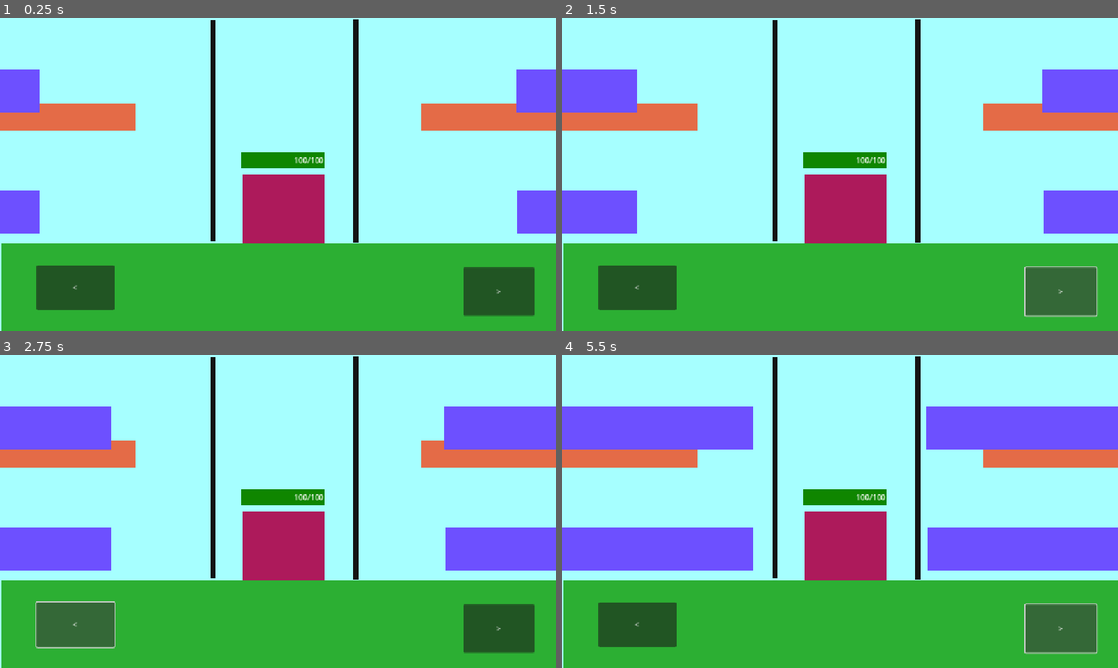
Above: before the commit, frames 1-4 (two rows, left to right).
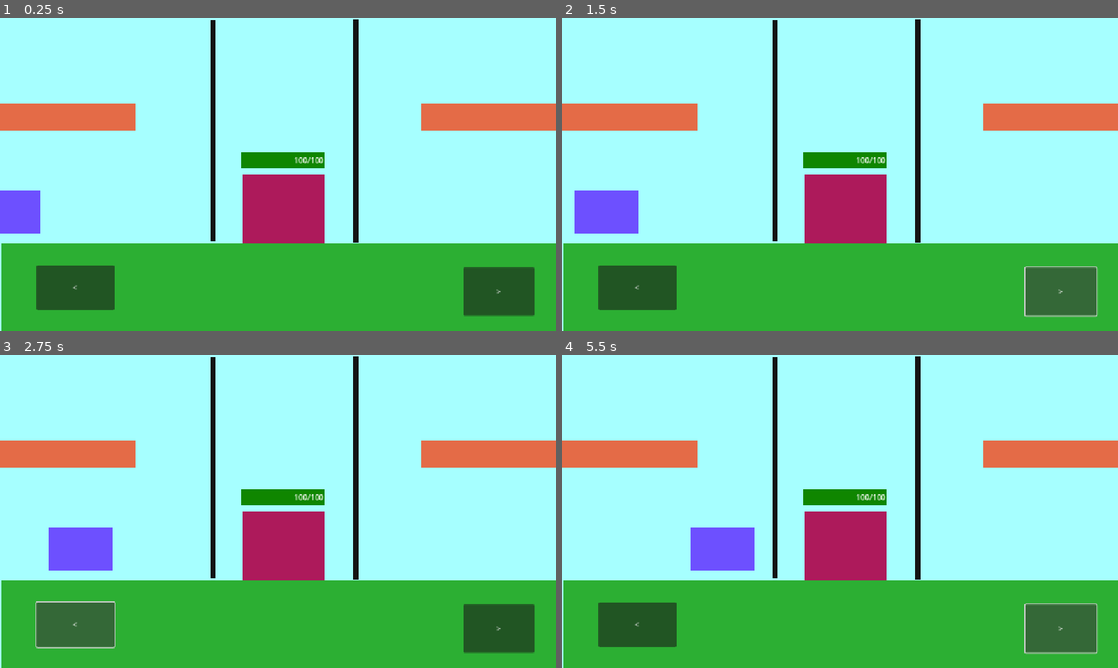
Above: after the commit, the same moments.

Repository: ninjadragonliu/Something
Game: Godot game, scene res://Scenes/world.tscn
Two runs of this game, one before a commit and one after it. Both use one fixed random seed, a clock stepped at 60 frames per second and the inputs below. The project has no main scene, so this scene is started directly.
Inputs:
- Up to frame 1 (0.25 s): no input
- Up to frame 2 (1.5 s): click "<" at 0.5 s; click ">" at 1.25 s
- Up to frame 3 (2.75 s): click "<" at 2 s
- Up to frame 4 (5.5 s): click ">" at 2.75 s; click "<" at 3.5 s; click ">" at 4.25 s

The runs differ from the first frame. In frame 1, 2.9% of the frame differs, in the area x 0-100%, y 16-69%; in frame 2, 5.9%; in frame 3, 9.5%; in frame 4, 17%.

Commit message:
fixed the endless enemy loop

Diff:
--- a/something/Scripts/enemies.gd
+++ b/something/Scripts/enemies.gd
@@ -27,4 +27,3 @@
 	enemy.speed = enemies_speed
 
 	add_child(enemy)
-	enemies.append(enemy)
--- a/something/Scripts/world.gd
+++ b/something/Scripts/world.gd
@@ -7,10 +7,14 @@
 var enemy_in_range_left
 var enemy_in_range_right
 
+func _ready() -> void:
+	enemies.spawn_enemy()
+
 func _process(delta: float) -> void:
 	$Health/Label.text = str(Global.health) + "/100"
-	for i in range(5):
-		enemies.spawn_enemy()
+	#for i in range(5):
+		#enemies.spawn_enemy()
+	#enemies.spawn_enemy()
 
 func _on_left_pressed() -> void:
 	# if enemy comes into line
--- a/something/nodes/enemy.tscn
+++ b/something/nodes/enemy.tscn
@@ -9,6 +9,7 @@
 
 [node name="Enemy" type="CharacterBody2D" groups=["enemy"]]
 script = ExtResource("1_vx18p")
+metadata/_edit_group_ = true
 
 [node name="Sprite2D" type="Sprite2D" parent="."]
 self_modulate = Color(0.427451, 0.313726, 1, 1)
